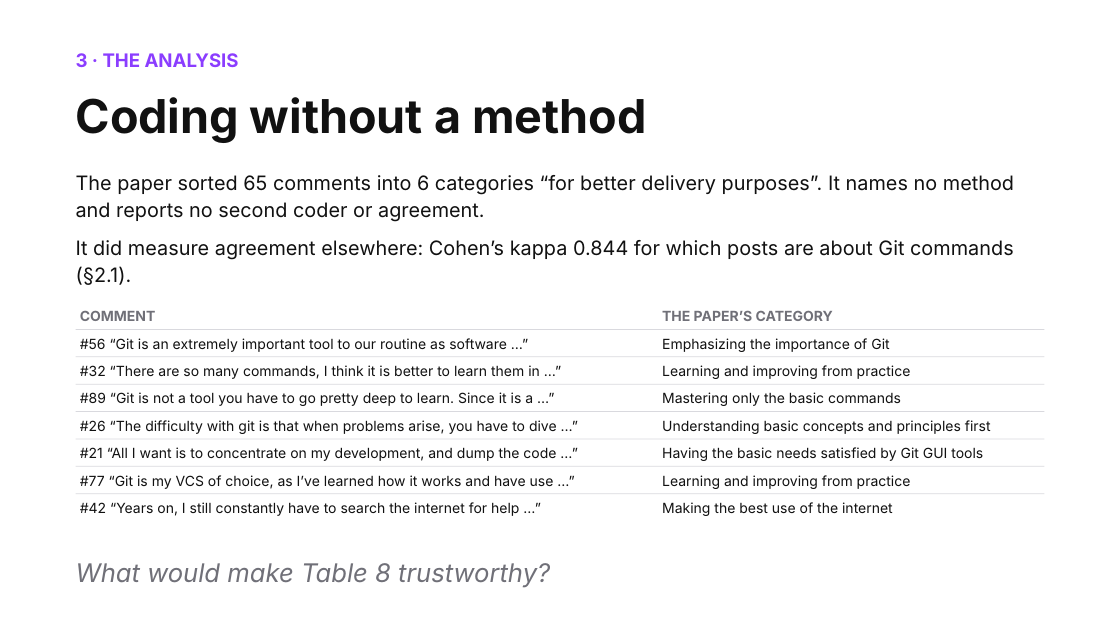
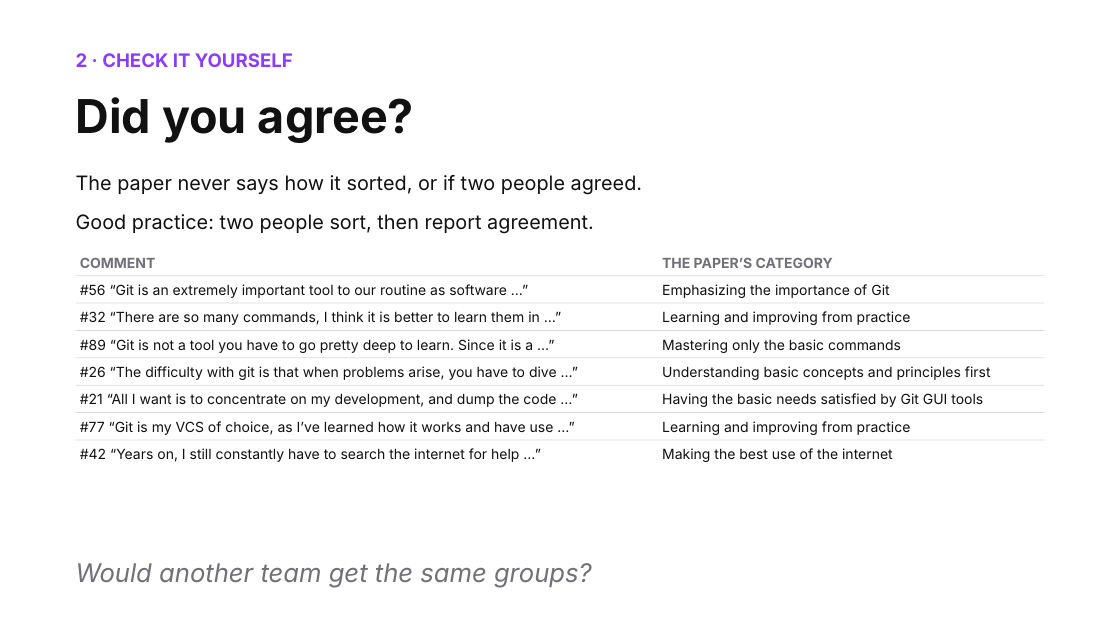
Before and after one commit to shubham3-ucb/cs294-pl, a slide deck: slide 14 of slides/thursday_app.pptx (slide 13 before the commit). Drawn at 1120x630 pixels with LibreOffice and Linux fonts; fonts in the diff are those of the drawing. Boxes give left, top, right and bottom in pixels: in the first picture for what was removed or moved away, otherwise in the second. Text is boxed around its words. In the diff, an @@ line names an element or a change of style, - is before the commit and + after.

```diff
--- a/slides/thursday_app.pptx
+++ b/slides/thursday_app.pptx
@@ text at [76, 53, 293, 67]: text changed @@
-3 · THE ANALYSIS
+2 · CHECK IT YOURSELF
@@ text at [76, 97, 414, 143]: text changed @@
-Coding without a method
+Did you agree?
@@ text removed at [76, 175, 1014, 285] @@
-The paper sorted 65 comments into 6 categories “for better delivery purposes”. It names no method and reports no second coder or agreement.
-It did measure agreement elsewhere: Cohen’s kappa 0.844 for which posts are about Git commands (§2.1).
@@ text added at [76, 175, 642, 234], 17 pt, text #111111 @@
+The paper never says how it sorted, or if two people agreed.
+Good practice: two people sort, then report agreement.
@@ rectangle: place and size @@
-rectangle at [76, 466, 1044, 467]
+rectangle at [76, 276, 1044, 276]
@@ rectangle: place and size @@
-rectangle at [76, 493, 1044, 494]
+rectangle at [76, 302, 1044, 303]
@@ 16 texts: place and size @@
-16 texts at [80, 311, 991, 516]
+16 texts at [80, 258, 991, 462]
@@ text at [76, 563, 592, 588]: text changed @@
-What would make Table 8 trustworthy?
+Would another team get the same groups?
```
Also in this commit, not shown: 15 other slides changed, 5 slides added, 5 slides removed, 15 other files.
